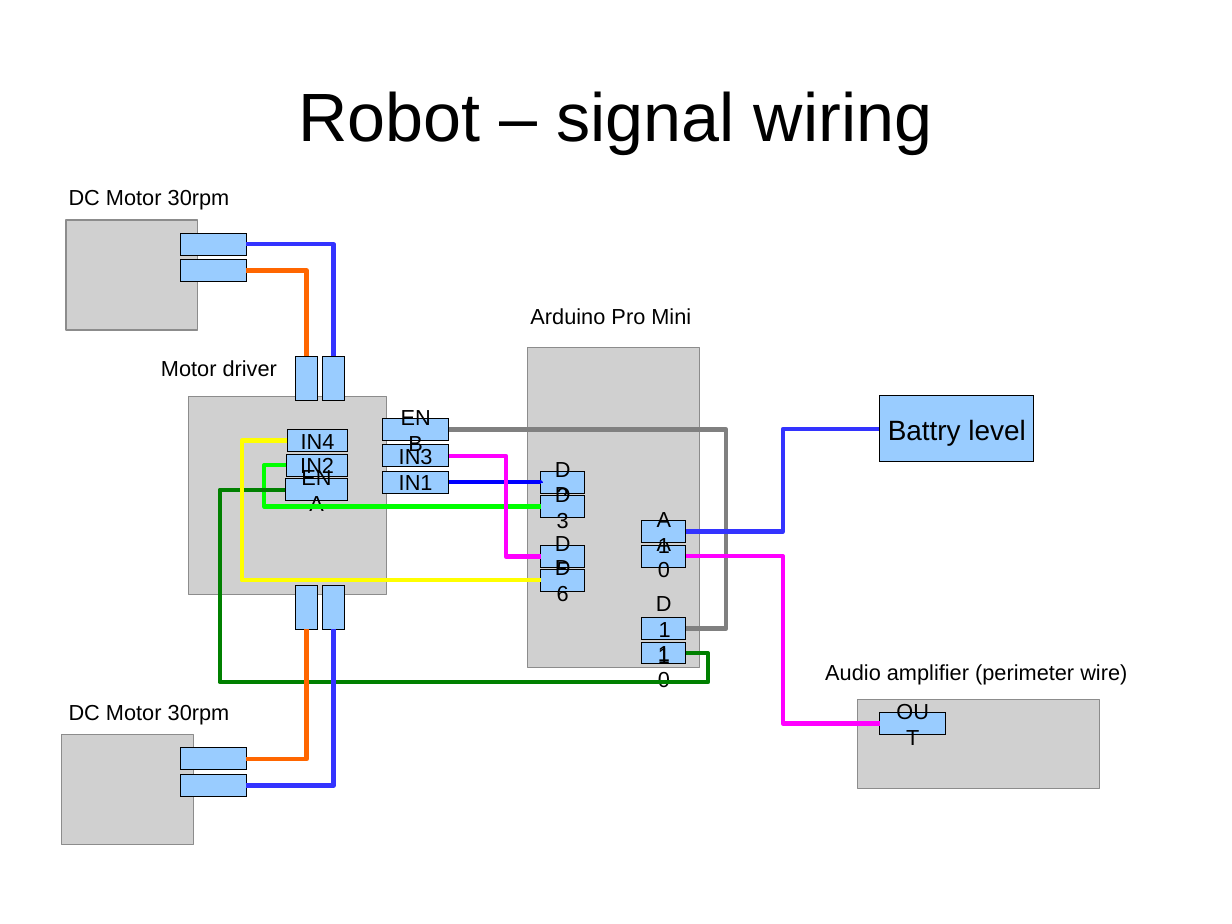
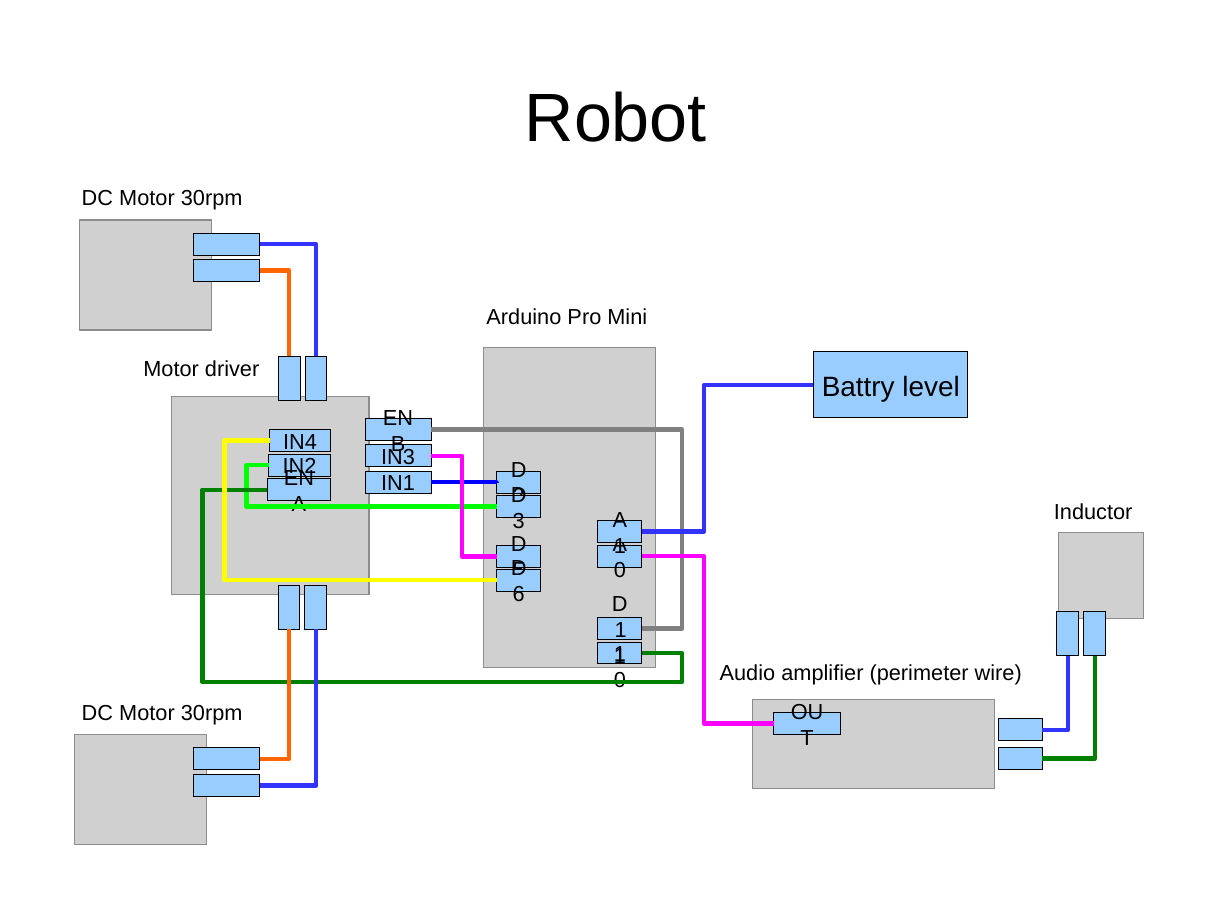
Before and after one commit to eerimoq/romeo, a slide deck: slide 2 of doc/schematics.odp. Drawn at 1232x924 pixels with LibreOffice and Linux fonts; fonts in the diff are those of the drawing; grey boxes stand for pictures. Boxes give left, top, right and bottom in pixels: in the first picture for what was removed or moved away, otherwise in the second. Text is boxed around its words. In the diff, an @@ line names an element or a change of style, - is before the commit and + after.

```diff
--- a/doc/schematics.odp
+++ b/doc/schematics.odp
@@ title at [525, 91, 707, 142]: text changed @@
-Robot – signal wiring
+Robot
@@ 4 rectangles, 2 pictures, 2 texts: place and size @@
-4 rectangles, 2 pictures, 2 texts at [61, 190, 246, 844]
+4 rectangles, 2 pictures, 2 texts at [75, 190, 259, 844]
@@ elbow line moved from (246, 245) - (334, 357) to (259, 245) - (316, 357) @@
@@ elbow line moved from (246, 271) - (306, 357) to (259, 271) - (290, 357) @@
@@ 2 rectangles, 1 picture, 1 text: place and size @@
-2 rectangles, 1 picture, 1 text at [161, 360, 387, 594]
+2 rectangles, 1 picture, 1 text at [143, 360, 369, 594]
@@ rectangle: place and size @@
-rectangle at [296, 357, 319, 400]
+rectangle at [305, 357, 328, 400]
@@ rectangle "Battry level": place and size @@
-rectangle "Battry level" at [880, 396, 1034, 462]
+rectangle "Battry level" at [814, 352, 968, 418]
@@ elbow line moved from (686, 532) - (880, 429) to (642, 532) - (814, 385) @@
@@ elbow line moved from (287, 440) - (541, 580) to (269, 440) - (496, 580) @@
@@ elbow line moved from (449, 429) - (686, 629) to (432, 429) - (642, 629) @@
@@ elbow line moved from (286, 465) - (541, 506) to (269, 465) - (496, 506) @@
@@ 4 rectangles: place and size @@
-4 rectangles at [286, 418, 449, 494]
+4 rectangles at [269, 418, 432, 494]
@@ elbow line moved from (449, 456) - (541, 557) to (432, 456) - (497, 557) @@
@@ elbow line moved from (285, 490) - (686, 653) to (267, 490) - (642, 653) @@
@@ elbow line moved from (449, 482) - (541, 483) to (432, 482) - (497, 483) @@
@@ text added at [1054, 503, 1133, 520], 14 pt, text #000000 @@
+Inductor
@@ picture added at [1059, 533, 1144, 619] @@
@@ elbow line moved from (686, 557) - (880, 723) to (642, 557) - (775, 723) @@
@@ 10 rectangles, 1 picture, 1 text: place and size @@
-10 rectangles, 1 picture, 1 text at [323, 308, 700, 667]
+10 rectangles, 1 picture, 1 text at [278, 308, 656, 667]
@@ rectangle: place and size @@
-rectangle at [296, 586, 319, 629]
+rectangle at [305, 586, 328, 629]
@@ elbow line moved from (246, 786) - (334, 629) to (259, 786) - (316, 629) @@
@@ elbow line moved from (246, 759) - (306, 629) to (259, 759) - (290, 629) @@
@@ rectangle added at [1058, 612, 1080, 655], fill #99CCFF, outline #000000 0 pt @@
@@ rectangle added at [1084, 612, 1107, 655], fill #99CCFF, outline #000000 0 pt @@
@@ 1 picture, 1 rectangle, 1 text: place and size @@
-1 picture, 1 rectangle, 1 text at [825, 664, 1127, 788]
+1 picture, 1 rectangle, 1 text at [720, 664, 1022, 788]
@@ elbow line added from (1043, 730) to (1069, 656), #3333FF 2.89 pt @@
@@ elbow line added from (1043, 759) to (1096, 656), #008000 2.89 pt @@
@@ rectangle added at [998, 719, 1042, 741], fill #99CCFF, outline #000000 0 pt @@
@@ rectangle added at [998, 748, 1042, 770], fill #99CCFF, outline #000000 0 pt @@
```
Also in this commit, not shown: 1 slide added, 4 other files.
